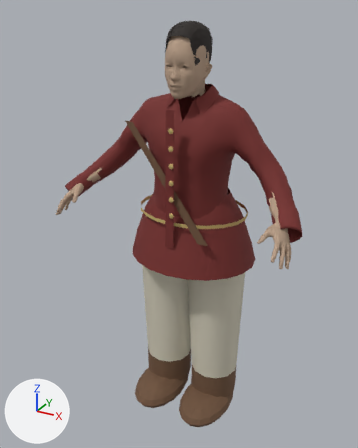
One commit to the Blender file WorkingAssets/NPCs/arjun_brother/dev_idle_candidate.blend: the scene before it, then after it.
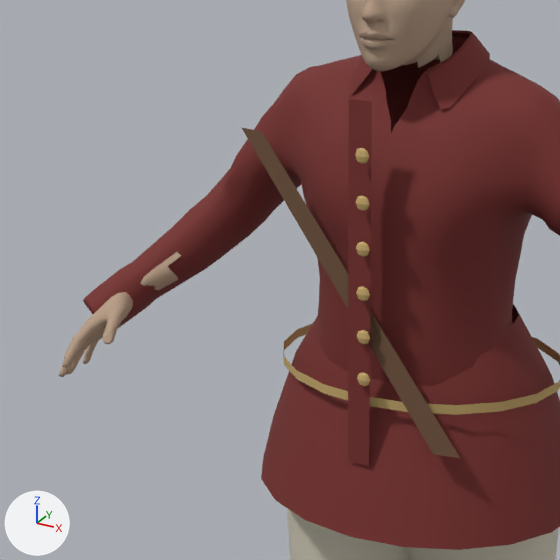
Each version appears first whole from a 50 mm lens placed at (0.877, -1.717, 1.74), pointed at (-0.043, -0.043, 0.903), and next in a close-up on the part from 9% to 69% of the width and 16% to 64% of the height. Every picture has the same lights, and +X, +Y and +Z are marked at lower left. The last two pictures show the newer version.

Names of what the first close-up shows: 'Arjun_brother_independent_MakeHuman_body', 'Coat brass button 1', 'Coat brass button 3', 'Coat brass button 4', 'Coat brass button 5', 'Coat brass button 6', 'Coat front placket', 'Coat lower skirts', 'Coat waist seam', 'Crossbody leather webbing', 'Dev_fitted_uniform_upper', 'left trouser', 'right trouser' and 1 more.
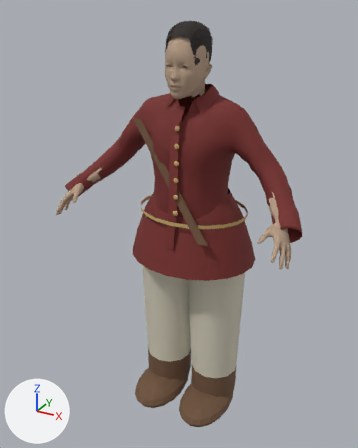
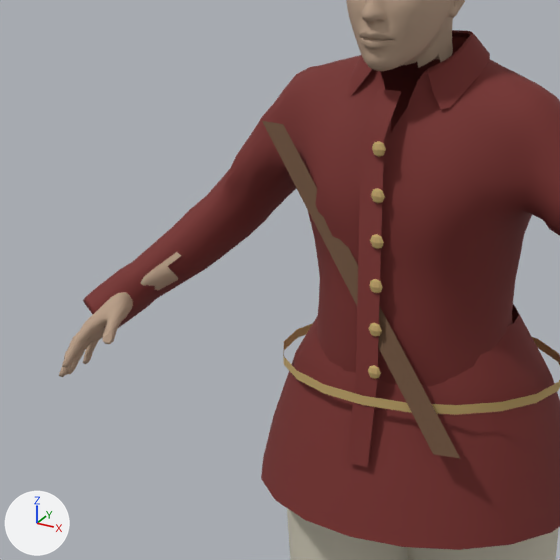
What differs and where, as boxes (x1, y1, x2, y2) in the close-ups (560 x 560 px):
'Coat front placket', reshaped (120% wider): before (348, 99, 372, 466); after (347, 89, 401, 467)
'Crossbody leather webbing', reshaped (10% narrower): before (241, 127, 460, 458); after (262, 121, 460, 458)
'Coat brass button 6', moved: before (355, 148, 369, 164); after (372, 141, 386, 157)
'Coat brass button 5', moved: before (356, 195, 369, 211); after (371, 188, 385, 203)
'Coat brass button 4', moved: before (356, 241, 370, 257); after (370, 234, 384, 249)
'Coat brass button 3', moved: before (356, 286, 370, 301); after (369, 279, 383, 293)
'Coat brass button 1', moved: before (357, 372, 370, 386); after (368, 365, 381, 379)

The change, as a diff of the scene's bpy script:
```diff
--- a/WorkingAssets/NPCs/arjun_brother/dev_idle_candidate.blend.py
+++ b/WorkingAssets/NPCs/arjun_brother/dev_idle_candidate.blend.py
@@ me_crossbody_leather_webbing @@
 # used by ob_crossbody_leather_webbing; location = (0.0, 0.0, 0.0)
-me_crossbody_leather_webbing.from_pydata(...)  # 4 vertices, 1 face; spans x -0.205..0.16, y -0.193..-0.173, z 0.91..1.345
-me_crossbody_leather_webbing.vertices[0].co = (-0.205, -0.173, 1.345)  # pixel (241, 127)
-me_crossbody_leather_webbing.vertices[1].co = (-0.165, -0.181, 1.345)  # pixel (261, 131)
+me_crossbody_leather_webbing.from_pydata(...)  # 4 vertices, 1 face; spans x -0.205..0.16, y -0.193..-0.12, z 0.91..1.345
+# me_crossbody_leather_webbing part 1
+me_crossbody_leather_webbing.vertices[0].co = (-0.205, -0.12, 1.345)  # pixel (261, 120)
+me_crossbody_leather_webbing.vertices[1].co = (-0.165, -0.125, 1.345)  # pixel (283, 124)
 me_crossbody_leather_webbing.materials.append(mat_brown_leather)
@@ me_coat_front_placket @@
 # used by ob_coat_front_placket; location = (0.0, 0.0, 0.0)
 # verts and faces of me_coat_front_placket; kept vertices keep their numbers, new ones are numbered from 4
 # before: 0 (-0.018, -0.201, 0.87) at pixel (348, 460), 1 (0.018, -0.201, 0.87) at pixel (369, 466), 2 (0.018, -0.188, 1.405) at pixel (371, 101), 3 (-0.018, -0.188, 1.405) at pixel (348, 98)
-me_coat_front_placket.from_pydata(...)  # 4 vertices, 1 face; spans x -0.018..0.018, y -0.201..-0.188, z 0.87..1.405
+me_coat_front_placket.from_pydata(...)  # 8 vertices, 3 faces; spans x -0.018..0.018, y -0.205..-0.105, z 0.87..1.405
+# me_coat_front_placket part 2
+delete_vertices([*range(0, 4)])  # with the faces that use them
+verts[4] = (-0.018, -0.205, 0.87)  # pixel (346, 462)
+verts[5] = (-0.018, -0.175, 1.0)  # pixel (355, 374)
+verts[6] = (-0.018, -0.155, 1.35)  # pixel (361, 135)
+verts[7] = (-0.018, -0.105, 1.405)  # pixel (378, 88)
+for new, old in zip([*range(8, 12)], [*range(4, 8)]): verts[new] = verts[old] + (0.036, 0.0, 0.0)
+faces += [(4, 8, 9, 5), (5, 9, 10, 6), (6, 10, 11, 7)]
 me_coat_front_placket.materials.append(mat_faded_red_sepoy_coat_candidate)
@@ ob_coat_brass_button_1 @@
 ob_coat_brass_button_1 = bpy.data.objects.new('Coat brass button 1', me_sphere_002)
-ob_coat_brass_button_1.location = (0.012, -0.205, 1.01)
+ob_coat_brass_button_1.location = (0.012, -0.174, 1.01)
 ob_coat_brass_button_1.scale = (0.011, 0.006, 0.011)
@@ ob_coat_brass_button_3 @@
 ob_coat_brass_button_3 = bpy.data.objects.new('Coat brass button 3', me_sphere_004)
-ob_coat_brass_button_3.location = (0.012, -0.205, 1.14)
+ob_coat_brass_button_3.location = (0.012, -0.168, 1.14)
 ob_coat_brass_button_3.scale = (0.011, 0.006, 0.011)
@@ ob_coat_brass_button_4 @@
 ob_coat_brass_button_4 = bpy.data.objects.new('Coat brass button 4', me_sphere_005)
-ob_coat_brass_button_4.location = (0.012, -0.205, 1.205)
+ob_coat_brass_button_4.location = (0.012, -0.165, 1.205)
 ob_coat_brass_button_4.scale = (0.011, 0.006, 0.011)
@@ ob_coat_brass_button_5 @@
 ob_coat_brass_button_5 = bpy.data.objects.new('Coat brass button 5', me_sphere_006)
-ob_coat_brass_button_5.location = (0.012, -0.205, 1.27)
+ob_coat_brass_button_5.location = (0.012, -0.162, 1.27)
 ob_coat_brass_button_5.scale = (0.011, 0.006, 0.011)
@@ ob_coat_brass_button_6 @@
 ob_coat_brass_button_6 = bpy.data.objects.new('Coat brass button 6', me_sphere_007)
-ob_coat_brass_button_6.location = (0.012, -0.205, 1.335)
+ob_coat_brass_button_6.location = (0.012, -0.159, 1.335)
 ob_coat_brass_button_6.scale = (0.011, 0.006, 0.011)
```
